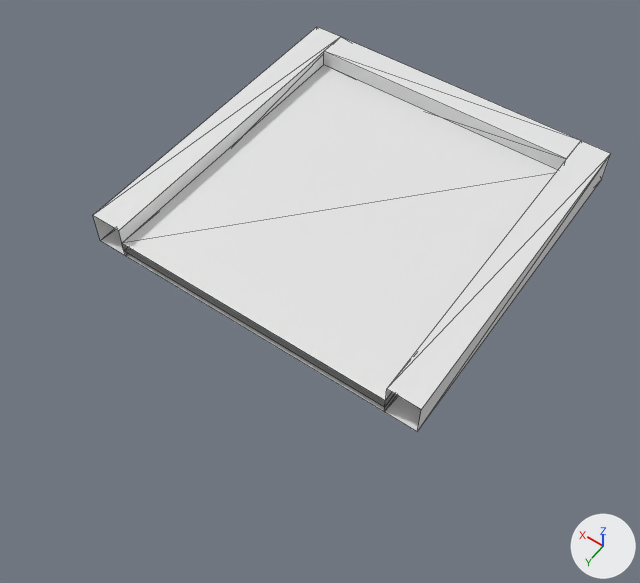
One commit to the glTF model static/block/start/1.glb: the scene before it, then after it.
Before and after are seen from a 50 mm lens placed at (-4.5, 7.22, 9.0), pointed at (-0.36, 1.42, -0.11). Arrows for +X, +Y and +Z are at lower right; the lights stay in place. Mesh edges are drawn as thin lines.

In view in the first picture: 'cuboid_0_slab', 'cuboid_0_wall', 'cuboid_0_wall.001', 'cuboid_0_wall.002', 'cuboid_0_wall.003'.
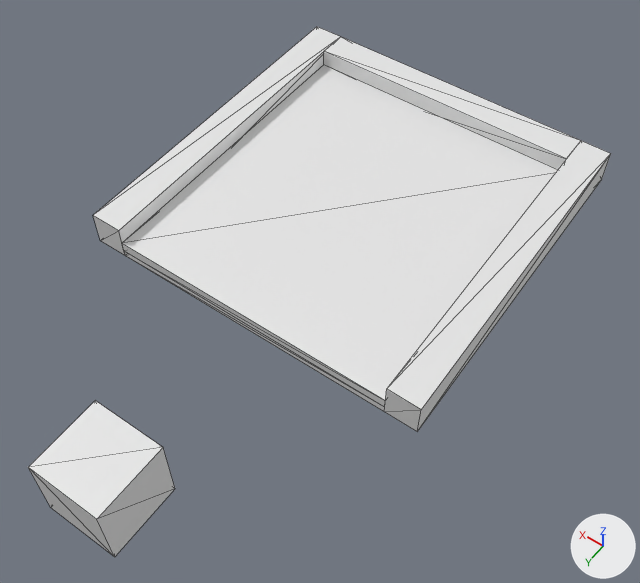
Location of each change, [x1, y1, x2, y2] in pixels of the pictures (640 x 583 px):
'slot', added: after [28, 401, 175, 557]
'cap', added: after [93, 216, 421, 431]
'cuboid_0_wall', unchanged, covered by the edit: before [124, 247, 397, 411]

Patch to the scene script:
```diff
--- a/static/block/start/1.glb.py
+++ b/static/block/start/1.glb.py
@@ me_cube @@
+me_cube.from_pydata(...)  # a box spanning x -0.5..0.5, y -0.5..0.5, z -0.5..0.5
@@ me_wall_002_001 @@
+me_wall_002_001.from_pydata([(-2.5, 2.5, 0.0), (-2.05, 2.5, 0.0), (-2.5, 2.5, 0.5), (-2.05, 2.5, 0.5), (-2.05, 2.5, 0.1), (2.05, 2.5, 0.1), (-2.05, 2.5, 0.25), (2.05, 2.5, 0.25), (2.05, 2.5, 0.0), (2.5, 2.5, 0.0), (2.05, 2.5, 0.5), (2.5, 2.5, 0.5)], [], [(1, 0, 2), (1, 2, 3), (5, 4, 6), (5, 6, 7), (8, 1, 4), (8, 4, 5), (9, 8, 10), (9, 10, 11)])
@@ ob_slot @@
+ob_slot = bpy.data.objects.new('slot', me_cube)
+ob_slot.location = (0.0, 5.0, 0.0)
@@ ob_cap @@
+ob_cap = bpy.data.objects.new('cap', me_wall_002_001)
+ob_cap.location = (0.0, 0.0, 0.0)
```
